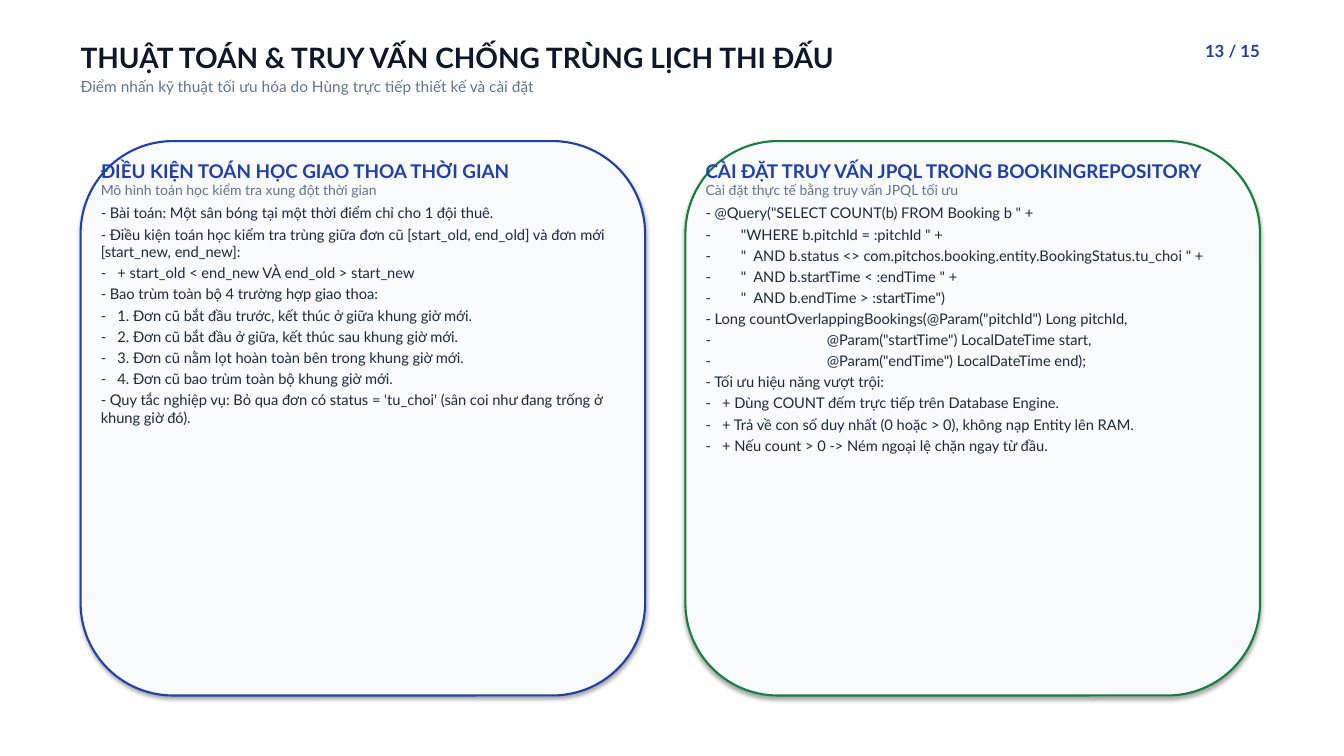
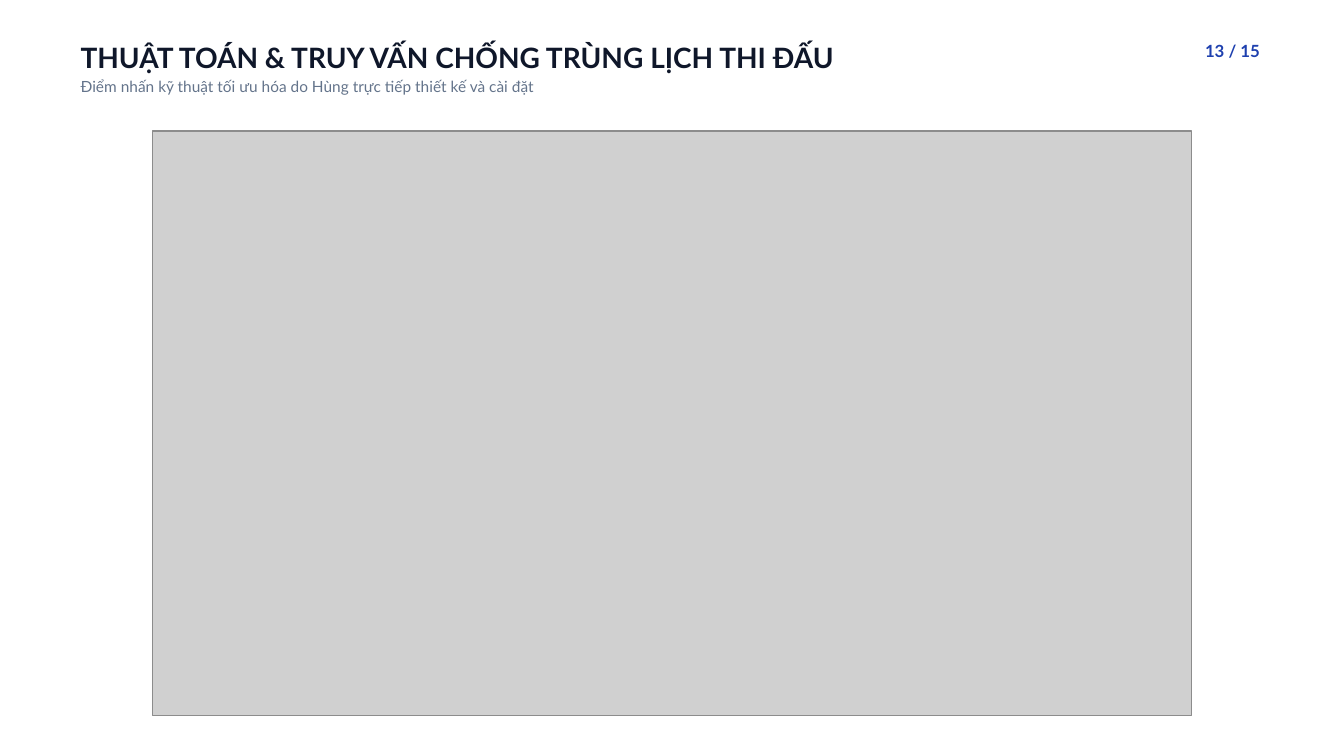
Before and after one commit to viduchung/PTPM, a slide deck: slide 13 of docs/PitchOS-Bao-Cao-Hung.pptx. Drawn at 1344x756 pixels with LibreOffice and Linux fonts; fonts in the diff are those of the drawing; grey boxes stand for pictures. Boxes give left, top, right and bottom in pixels: in the first picture for what was removed or moved away, otherwise in the second. Text is boxed around its words. In the diff, an @@ line names an element or a change of style, - is before the commit and + after.

Commit message:
feat(hung): add 4 high-resolution visual diagrams (ERD, sequence, time overlap, actor-to-db) into presentation

```diff
--- a/docs/PitchOS-Bao-Cao-Hung.pptx
+++ b/docs/PitchOS-Bao-Cao-Hung.pptx
@@ rounded rectangle removed at (x1=81, y1=141, x2=645, y2=696) @@
@@ picture added at (x1=152, y1=131, x2=1192, y2=716) @@
@@ rounded rectangle removed at (x1=686, y1=141, x2=1260, y2=696) @@
@@ text removed at (x1=101, y1=161, x2=604, y2=426) @@
-ĐIỀU KIỆN TOÁN HỌC GIAO THOA THỜI GIAN
-Mô hình toán học kiểm tra xung đột thời gian
-- Bài toán: Một sân bóng tại một thời điểm chỉ cho 1 đội thuê.
-- Điều kiện toán học kiểm tra trùng giữa đơn cũ [start_old, end_old] và đơn mới [start_new, end_new]:
-- + start_old < end_new VÀ end_old > start_new
-- Bao trùm toàn bộ 4 trường hợp giao thoa:
-- 1. Đơn cũ bắt đầu trước, kết thúc ở giữa khung giờ mới.
-- 2. Đơn cũ bắt đầu ở giữa, kết thúc sau khung giờ mới.
-- 3. Đơn cũ nằm lọt hoàn toàn bên trong khung giờ mới.
-- 4. Đơn cũ bao trùm toàn bộ khung giờ mới.
-- Quy tắc nghiệp vụ: Bỏ qua đơn có status = 'tu_choi' (sân coi như đang trống ở khung giờ đó).
@@ text removed at (x1=706, y1=161, x2=1202, y2=454) @@
-CÀI ĐẶT TRUY VẤN JPQL TRONG BOOKINGREPOSITORY
-Cài đặt thực tế bằng truy vấn JPQL tối ưu
-- @Query("SELECT COUNT(b) FROM Booking b " +
-- "WHERE b.pitchId = :pitchId " +
-- " AND b.status <> com.pitchos.booking.entity.BookingStatus.tu_choi " +
-- " AND b.startTime < :endTime " +
-- " AND b.endTime > :startTime")
-- Long countOverlappingBookings(@Param("pitchId") Long pitchId,
-- @Param("startTime") LocalDateTime start,
-- @Param("endTime") LocalDateTime end);
-- Tối ưu hiệu năng vượt trội:
-- + Dùng COUNT đếm trực tiếp trên Database Engine.
-- + Trả về con số duy nhất (0 hoặc > 0), không nạp Entity lên RAM.
-- + Nếu count > 0 -> Ném ngoại lệ chặn ngay từ đầu.
```
Also in this commit, not shown: 3 other slides changed, 7 other files.
